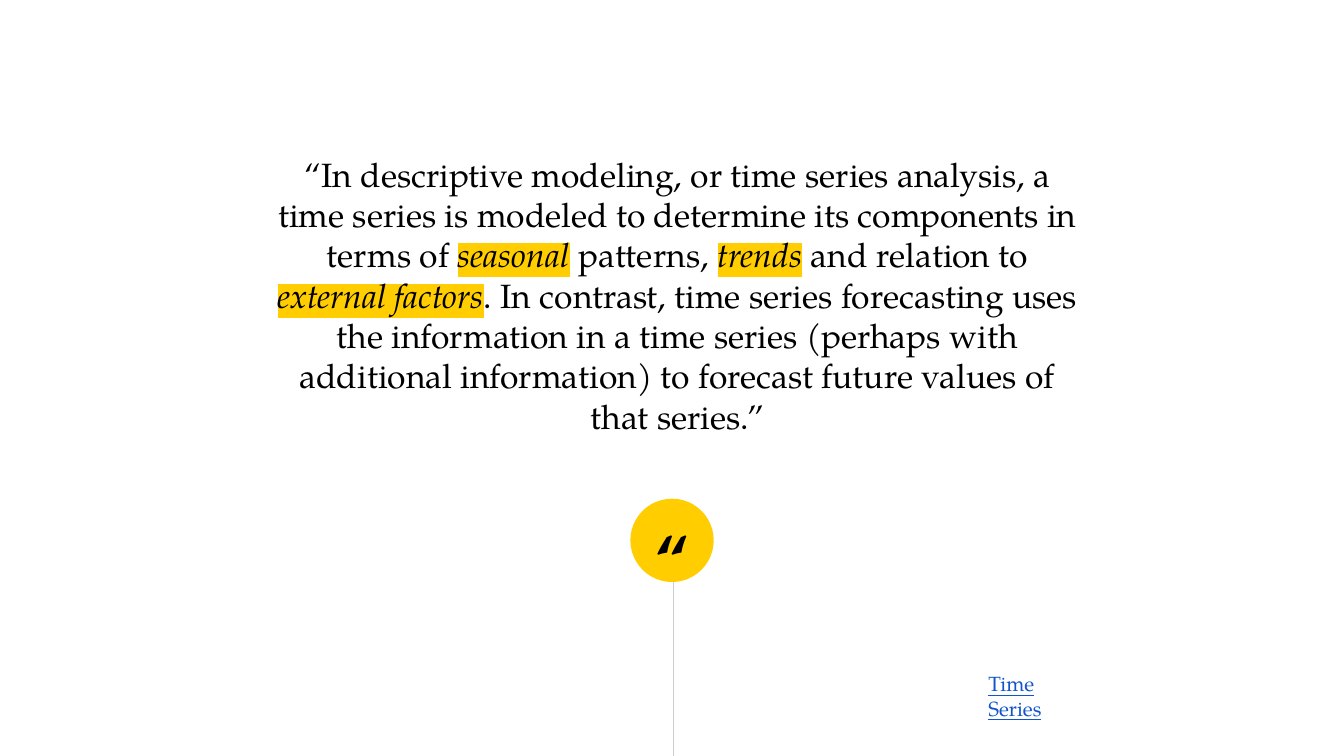
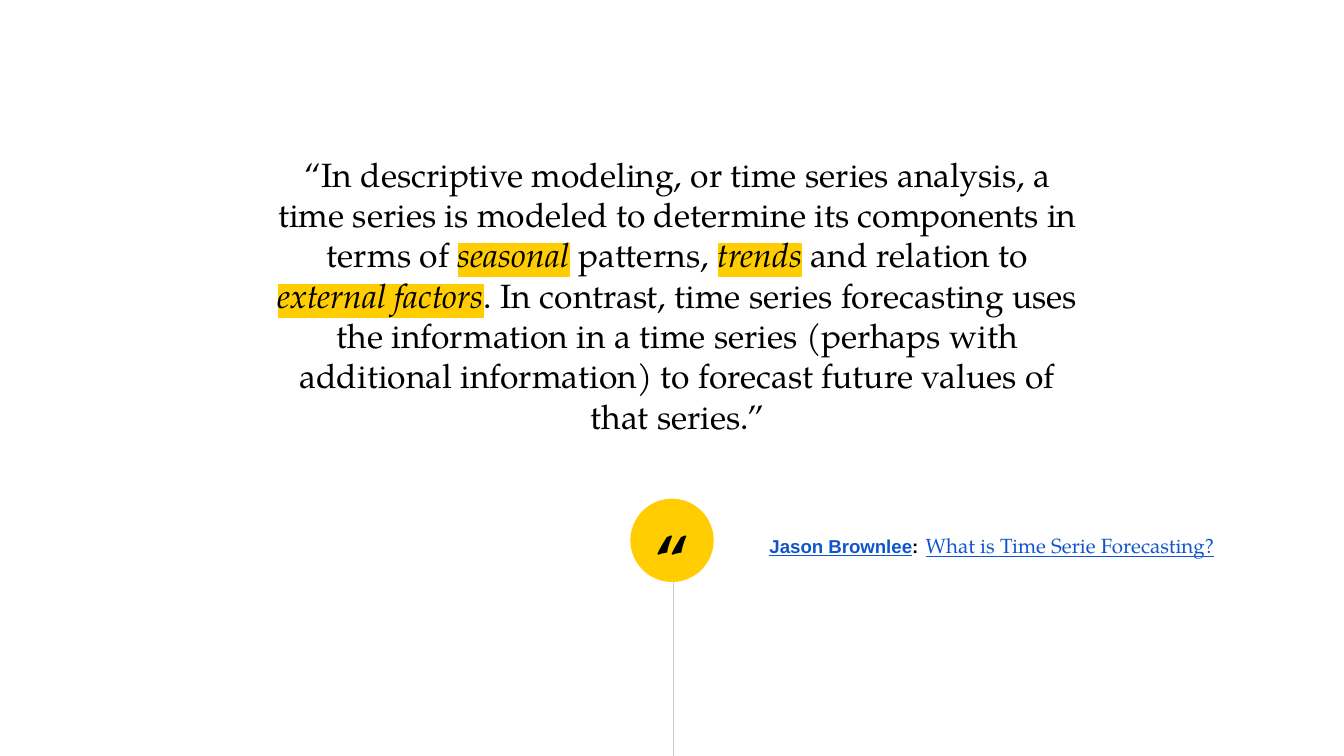
Before and after one commit to gvo34/energy-solar, a slide deck: slide 3 of Energy Solar ppt final version.pptx. Drawn at 1344x756 pixels with LibreOffice and Linux fonts; fonts in the diff are those of the drawing. Boxes give left, top, right and bottom in pixels: in the first picture for what was removed or moved away, otherwise in the second. Text is boxed around its words. In the diff, an @@ line names an element or a change of style, - is before the commit and + after.

```diff
--- a/Energy Solar ppt final version.pptx
+++ b/Energy Solar ppt final version.pptx
@@ text at box(769, 538, 1214, 559): text changed @@
-Time Series
+Jason Brownlee: What is Time Serie Forecasting?
```
Also in this commit, not shown: 2 other slides changed, 1 slide added, 1 other file.
